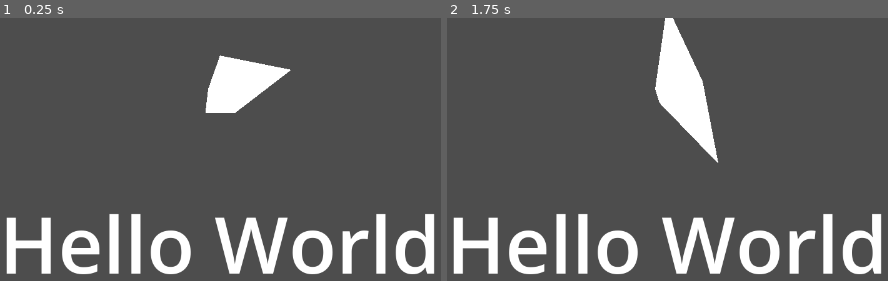
Above: before the commit, frames 1-2 (left to right).
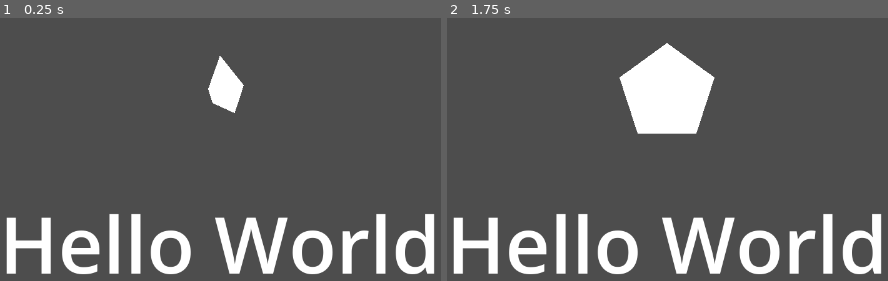
Above: after the commit, the same moments.

Repository: jakedruth/GGJ_2026
Game: Godot game, scene res://Scenes/DispatchScreen.tscn
The game is run twice, just before and just after one commit, with the same random seed, the same clock (stepped at 60 frames per second) and the same inputs.
Inputs (mouse positions are in pixels of both pictures, inside the frame that each line leads up to):
- Up to frame 1 (0.25 s): no input
- Up to frame 2 (1.75 s): tap Enter at 0.5 s; move the mouse to (843, 220) at 0.52 s; click (843, 220) at 0.67 s; tap Space at 1.25 s; move the mouse to (508, 265) at 1.27 s; click (508, 265) at 1.42 s

The runs differ from the first frame. In frame 1, 1.5% of the frame differs, in the area x 46-66%, y 14-37%; in frame 2, 3.7%, in the area x 39-62%, y 0-56%.

Commit message:
Converted Stats to dictionary

Diff:
--- a/Resources/player_01.tres
+++ b/Resources/player_01.tres
@@ -4,9 +4,11 @@
 
 [resource]
 script = ExtResource("1_fsoxb")
-POW = 3
-SNK = 6
-SPD = 2
-CHA = 2
-INT = 1
+data = Dictionary[int, int]({
+0: 3,
+1: 2,
+2: 2,
+3: 1,
+4: 1
+})
 metadata/_custom_type_script = "uid://8mnpkj1dxmlk"
--- a/Resources/player_02.tres
+++ b/Resources/player_02.tres
@@ -4,9 +4,11 @@
 
 [resource]
 script = ExtResource("1_0kaaj")
-POW = 1
-SNK = 1
-SPD = 2
-CHA = 2
-INT = 3
+data = Dictionary[int, int]({
+0: 1,
+1: 2,
+2: 1,
+3: 3,
+4: 2
+})
 metadata/_custom_type_script = "uid://8mnpkj1dxmlk"
--- a/Resources/quest_01.tres
+++ b/Resources/quest_01.tres
@@ -4,9 +4,11 @@
 
 [resource]
 script = ExtResource("1_6uqer")
-POW = 7
-SNK = 3
-SPD = 7
-CHA = 1
-INT = 1
+data = Dictionary[int, int]({
+0: 4,
+1: 4,
+2: 4,
+3: 4,
+4: 4
+})
 metadata/_custom_type_script = "uid://8mnpkj1dxmlk"
--- a/Scripts/Stats.gd
+++ b/Scripts/Stats.gd
@@ -1,10 +1,21 @@
 class_name Stats extends Resource
 
-@export var POW: int = 0
-@export var SNK: int = 0
-@export var SPD: int = 0
-@export var CHA: int = 0
-@export var INT: int = 0
+enum Stat {
+	POW,
+	SNK,
+	SPD,
+	CHA,
+	INT
+}
+
+@export var data: Dictionary[Stat, int] = {
+	Stat.POW: 0,
+	Stat.SNK: 0,
+	Stat.SPD: 0,
+	Stat.CHA: 0,
+	Stat.INT: 0
+}
+
 
 func get_overlap_area_ratio(other: Stats) -> float:
 	var _a = to_polygon2D();
@@ -30,17 +41,18 @@
 func to_polygon2D() -> PackedVector2Array:
 	const delta = 2 * PI * 0.2
 	var verts: PackedVector2Array = [
-		_get_point(POW, 0 * delta),
-		_get_point(SNK, 1 * delta),
-		_get_point(SPD, 2 * delta),
-		_get_point(CHA, 3 * delta),
-		_get_point(INT, 4 * delta)];
+		_get_point(data[Stat.POW], 0 * delta),
+		_get_point(data[Stat.SNK], 1 * delta),
+		_get_point(data[Stat.SPD], 2 * delta),
+		_get_point(data[Stat.CHA], 3 * delta),
+		_get_point(data[Stat.INT], 4 * delta)];
 	return verts
 
 
 ## Converts a radial coord to cartesian coord
 func _get_point(radius: int, angle: float) -> Vector2:
 	return Vector2(cos(angle), sin(angle)) * radius
+
 
 func _get_area(verts: PackedVector2Array) -> float:
 	var area = 0;
